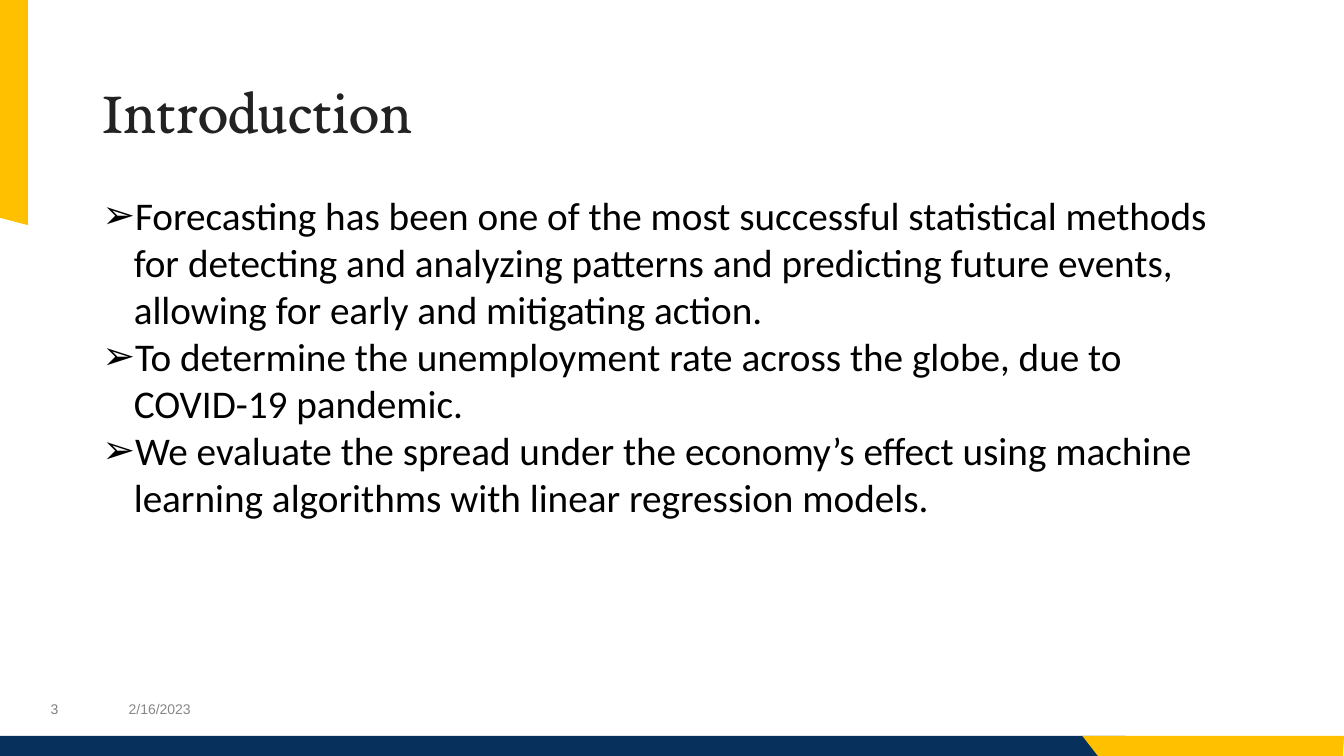
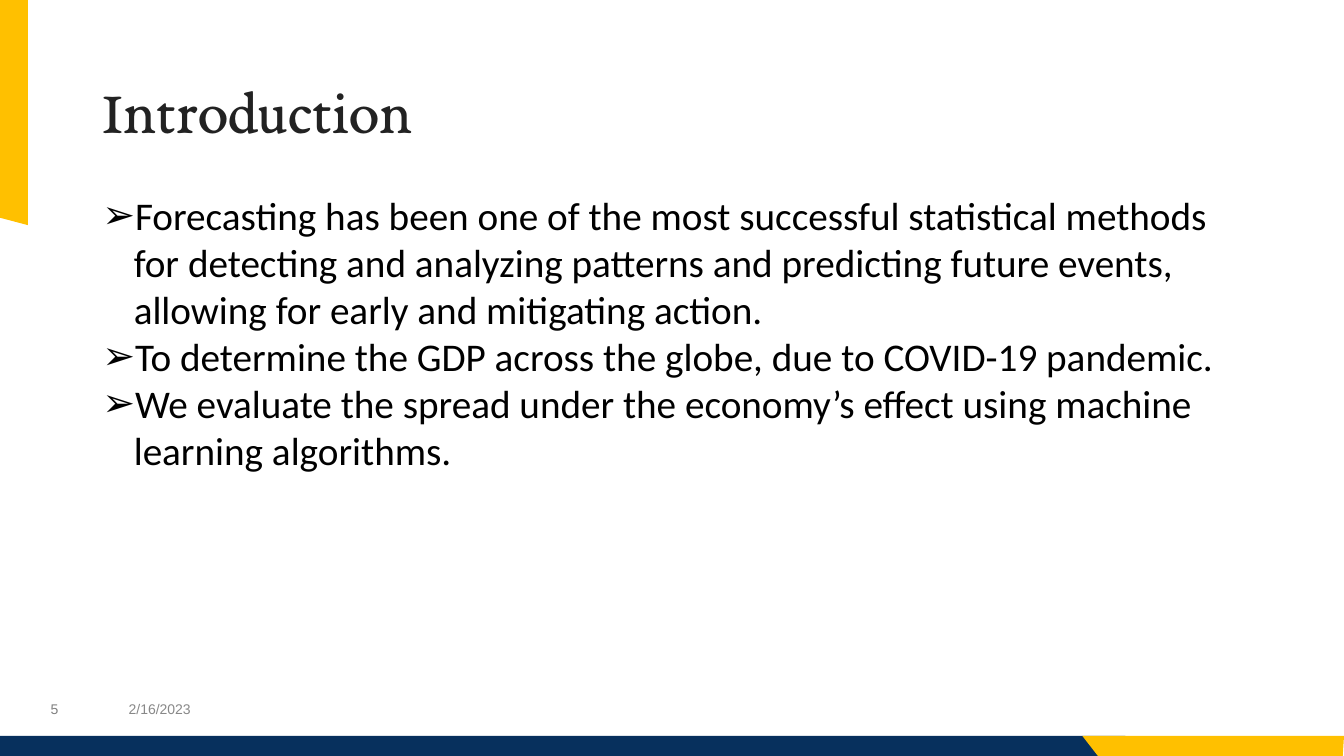
Before and after one commit to jashwanth08/SpringCapstone2023, a slide deck: slide 5 of presentataions/Presentation.pptx (slide 3 before the commit). Drawn at 1344x756 pixels with LibreOffice and Linux fonts; fonts in the diff are those of the drawing; background and template pictures are left out. Boxes give left, top, right and bottom in pixels: in the first picture for what was removed or moved away, otherwise in the second. Text is boxed around its words. In the diff, an @@ line names an element or a change of style, - is before the commit and + after.

Commit message:
Adding PPT

```diff
--- a/presentataions/Presentation.pptx
+++ b/presentataions/Presentation.pptx
@@ text at (x1=134, y1=343, x2=1213, y2=472): text changed @@
-➢ To determine the unemployment rate across the globe, due to COVID-19 pandemic.
-➢ We evaluate the spread under the economy’s effect using machine learning algorithms with linear regression models.
+➢ To determine the GDP across the globe, due to COVID-19 pandemic.
+➢ We evaluate the spread under the economy’s effect using machine learning algorithms.
@@ page number at (x1=51, y1=704, x2=59, y2=714): text changed @@
-3
+5
```
Also in this commit, not shown: 2 other slides changed, 23 slides added, 6 slides removed.
